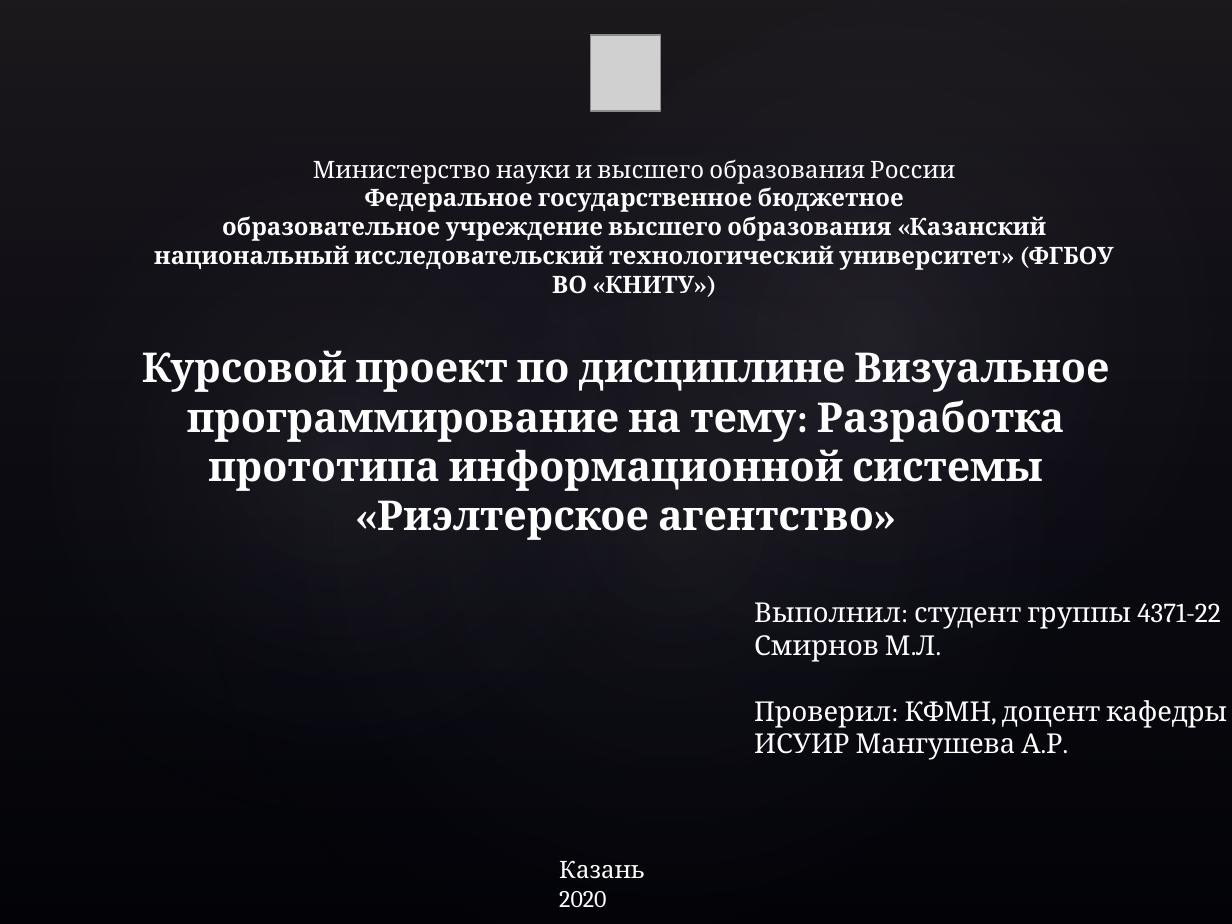
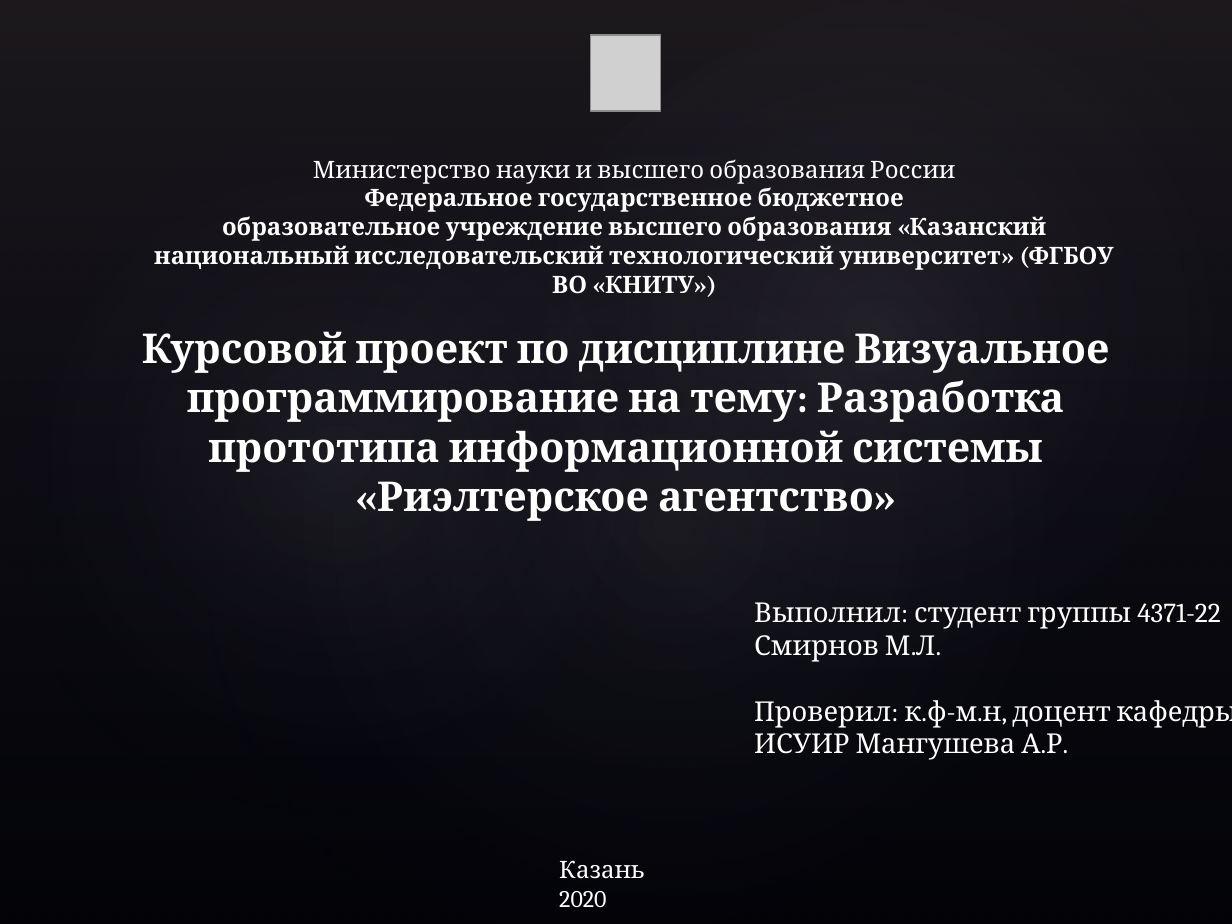
Before and after one commit to TTmaxiTT/VP, a slide deck: slide 1 of Смирнов М.Л. курсовой проект по ВП на тему 'Риэлтерское агентство'/Смирнов М. Л. курсовой проект по ВП на тему 'Риэлтерское агентство'.pptx. Drawn at 1232x924 pixels with LibreOffice and Linux fonts; fonts in the diff are those of the drawing; grey boxes stand for pictures; background and template pictures are left out. Boxes give left, top, right and bottom in pixels: in the first picture for what was removed or moved away, otherwise in the second. Text is boxed around its words. In the diff, an @@ line names an element or a change of style, - is before the commit and + after.

Commit message:
Курсовой проект

```diff
--- a/Смирнов М.Л. курсовой проект по ВП на тему 'Риэлтерское агентство'/Смирнов М. Л. курсовой проект по ВП на тему 'Риэлтерское агентство'.pptx
+++ b/Смирнов М.Л. курсовой проект по ВП на тему 'Риэлтерское агентство'/Смирнов М. Л. курсовой проект по ВП на тему 'Риэлтерское агентство'.pptx
@@ text "Курсовой проект по дисциплине Визуальное ...": place and size @@
-text "Курсовой проект по дисциплине Визуальное ..." at [142,350,1109,540]
+text "Курсовой проект по дисциплине Визуальное ..." at [142,331,1109,521]
@@ text at [754,700,1232,760]: text changed @@
-Проверил: КФМН, доцент кафедры ИСУИР Мангушева А.Р.
+Проверил: к.ф-м.н, доцент кафедры ИСУИР Мангушева А.Р.
```
Also in this commit, not shown: 9 other slides changed, 4 slides added, 2 slides removed, 1 other file.
